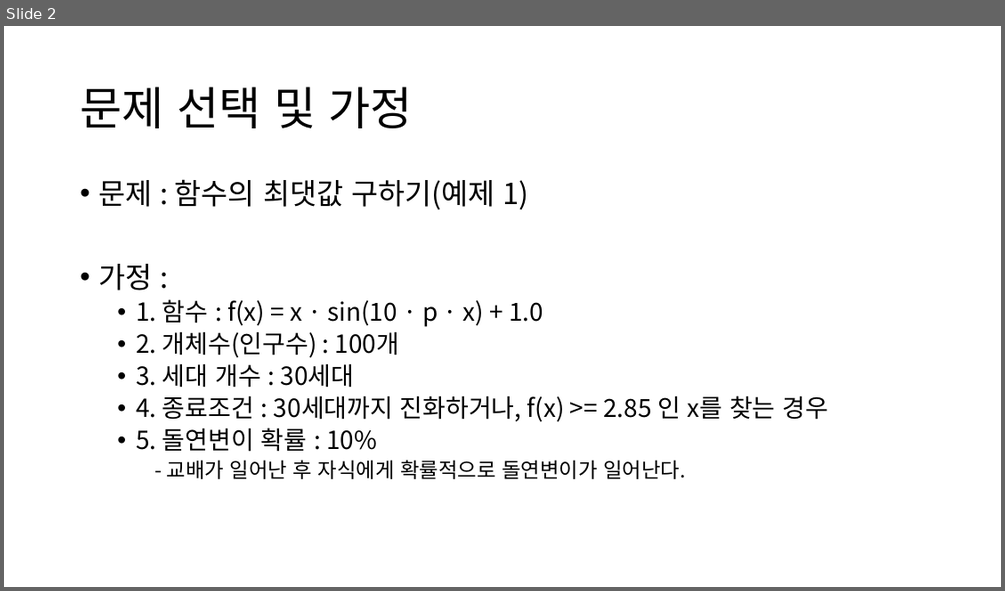
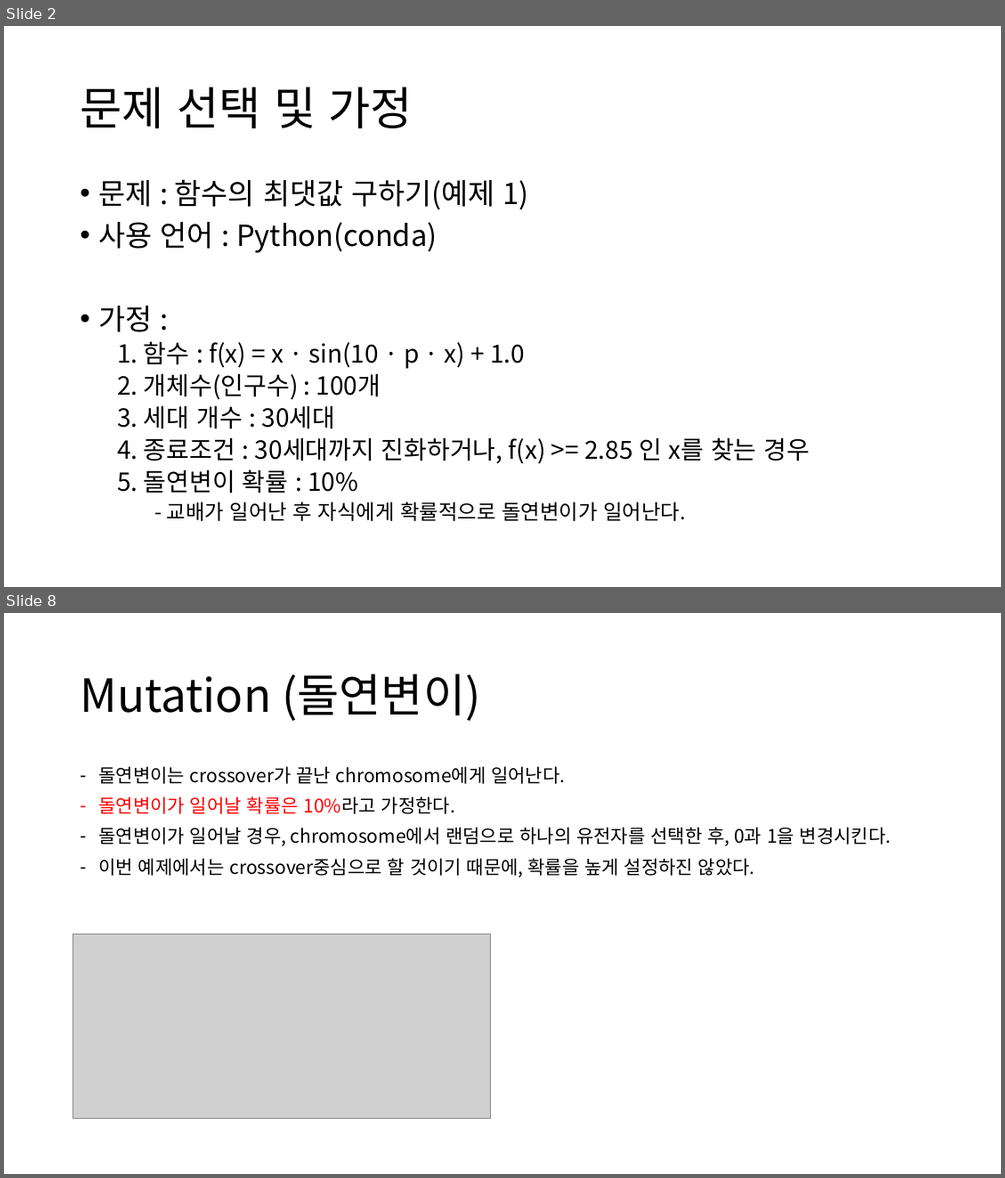
Before and after one commit to hhtboy/GeneticAlgorithm-FindMaxValue, a slide deck: 과제3_2019124206_황현택.pptx. Shown one above the other, each under a label of ours: slide 2 before the commit, slides 2 and 8 after it; the slides between them are not shown. The pictures are 1005x591 and 1005x1178 pixels, drawn with LibreOffice and Linux fonts; fonts in the diff are those of the drawing; grey boxes stand for pictures. Boxes give left, top, right and bottom in pixels: in the first picture for what was removed or moved away, otherwise in the second. Text is boxed around its words. In the diff, an @@ line names an element or a change of style, - is before the commit and + after.

```diff
--- a/과제3_2019124206_황현택.pptx
+++ b/과제3_2019124206_황현택.pptx
@@ slide 8 added at <box>4,613,1001,1174</box>, background #FFFFFF @@
@@ title added at <box>80,674,481,721</box>, 44 pt, text #000000 @@
+Mutation (돌연변이)
@@ text added at <box>98,766,890,877</box>, 18 pt, text #000000 @@
+– 돌연변이는 crossover가 끝난 chromosome에게 일어난다.
+– 돌연변이가 일어날 확률은 10%라고 가정한다.
+– 돌연변이가 일어날 경우, chromosome에서 랜덤으로 하나의 유전자를 선택한 후, 0과 1을 변경시킨다.
+– 이번 예제에서는 crossover중심으로 할 것이기 때문에, 확률을 높게 설정하진 않았다.
@@ picture added at <box>73,934,491,1119</box> @@
@@ slide 2 changed as well @@
@@ text at <box>98,222,437,253</box>: paragraph added @@
+• 사용 언어 : Python(conda)
@@ text at <box>117,341,809,493</box>: bullet • to none @@
```
Also in this commit, not shown: 1 other slide changed, 7 other slides added, 1 other file.
